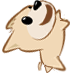
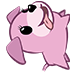
The second 70 × 74 image is a revision of the first. Changes to its layers:
removed layer "Layer 8" over [2, 0, 70, 73]
added layer "Layer 9" above "Layer 6" over [6, 1, 70, 72]
